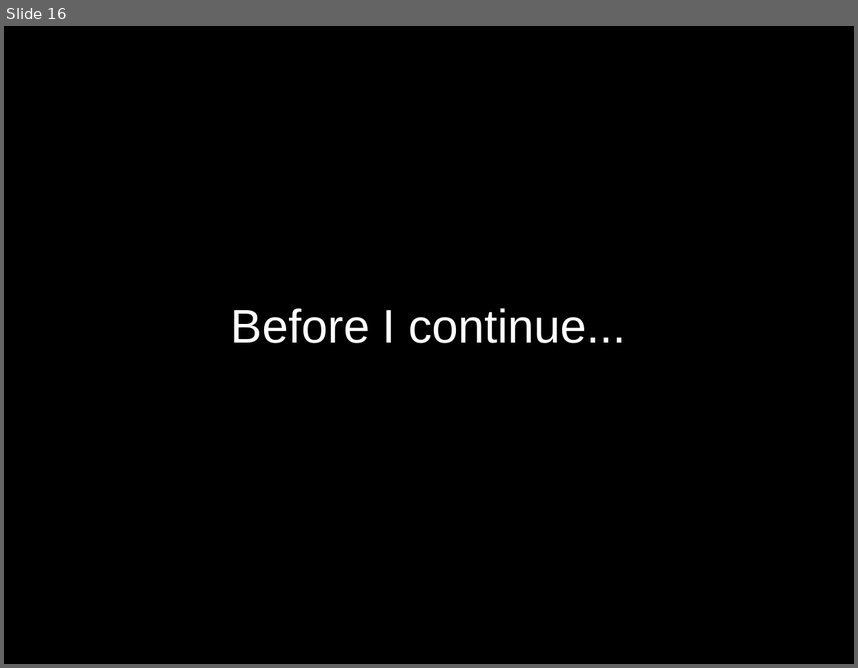
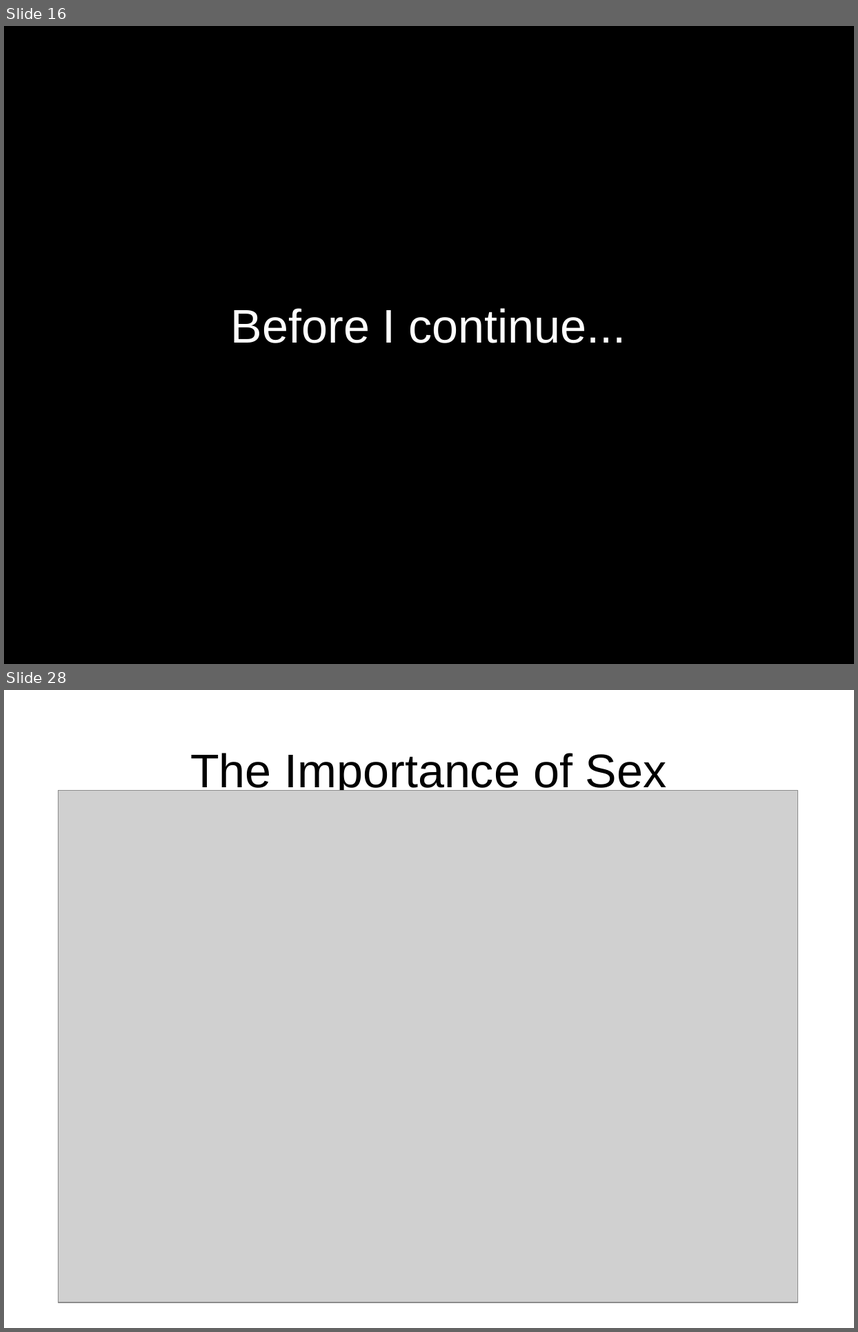
Before and after one commit to adjspecies/exploring-the-fandom-through-data, a slide deck: slides.odp. Shown one above the other, each under a label of ours: slide 16 before the commit, slides 16 and 28 after it; the slides between them are not shown. The pictures are 858x668 and 858x1332 pixels, drawn with LibreOffice and Linux fonts; fonts in the diff are those of the drawing; grey boxes stand for pictures. Boxes give left, top, right and bottom in pixels: in the first picture for what was removed or moved away, otherwise in the second. Text is boxed around its words. In the diff, an @@ line names an element or a change of style, - is before the commit and + after.

```diff
--- a/slides.odp
+++ b/slides.odp
@@ slide 28 added at <box>4,690,854,1328</box>, background #FFFFFF @@
@@ title added at <box>190,753,667,796</box>, 44 pt, text #000000 @@
+The Importance of Sex
@@ picture added at <box>58,790,797,1303</box> @@
```
Also in this commit, not shown: 5 slides changed, 7 other slides added, 17 other files.
